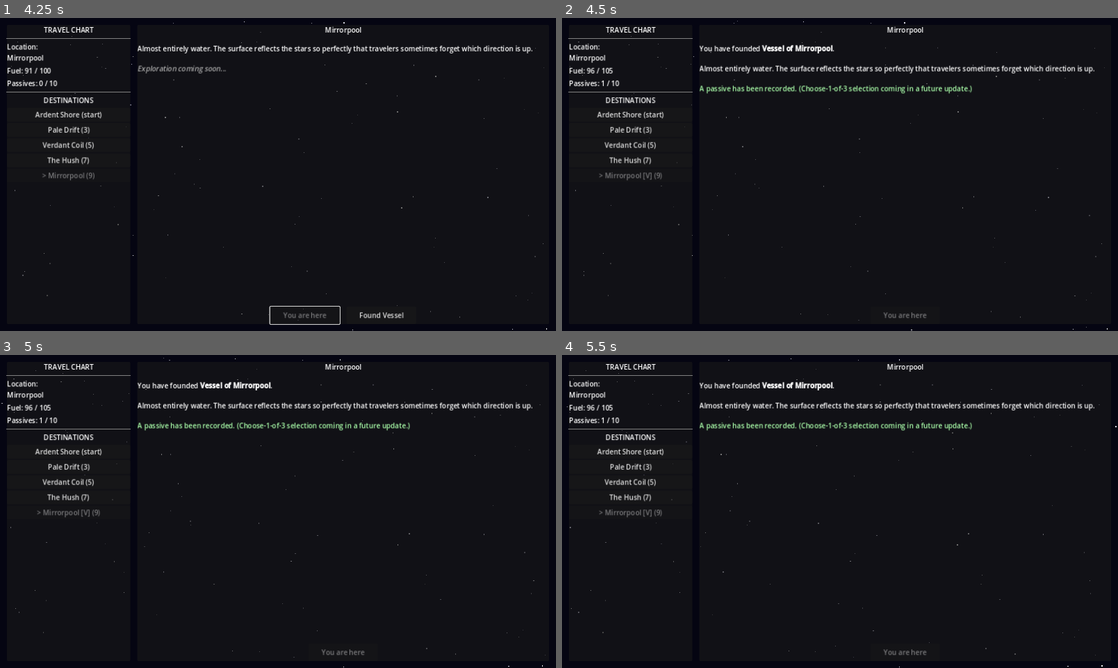
Above: before the commit, frames 1-4 (two rows, left to right).
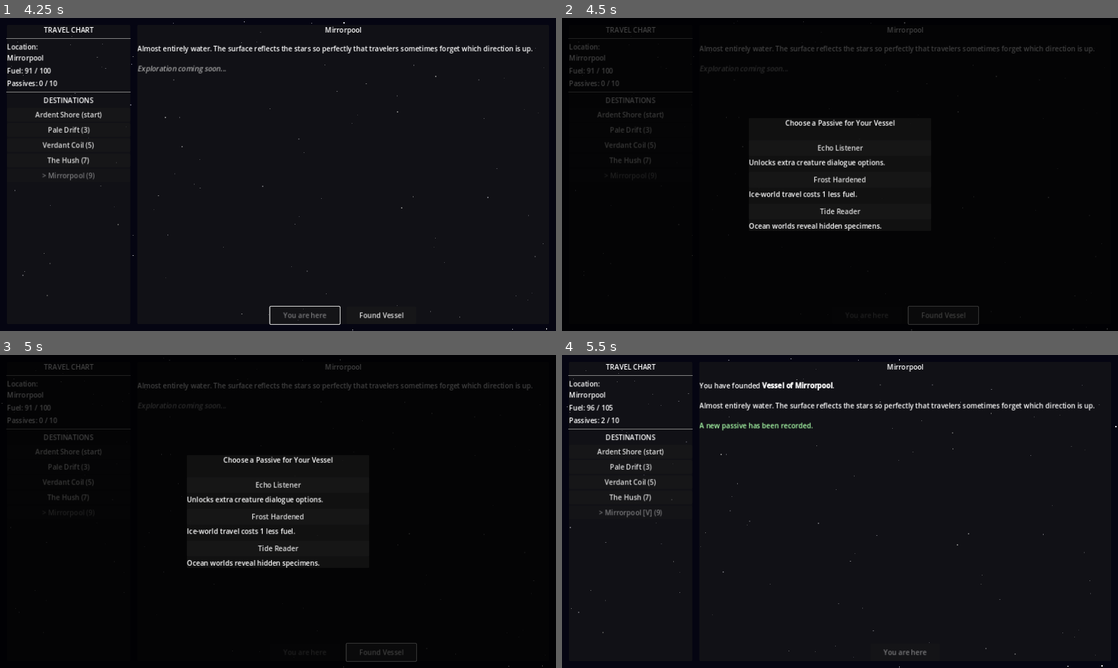
Above: after the commit, the same moments.

Repository: ColdTie/Metanoia-Vessel-2D
Game: Godot game, scene res://scenes/travel/travel_screen.tscn
Same seed, same stepped clock (60 frames per second), same inputs: the game is played once before the commit and once after it.
Inputs (mouse positions are in pixels of both pictures, inside the frame that each line leads up to):
- Up to frame 1 (4.25 s): click "Pale Drift (3)" at 0.5 s; click "Verdant Coil (5)" at 1.25 s; click "The Hush (7)" at 2 s; click "Mirrorpool (9)" at 2.75 s; click "Depart (9 fuel)" at 3.5 s
- Up to frame 2 (4.5 s): click "Found Vessel" at 4.25 s
- Up to frame 3 (5 s): no input
- Up to frame 4 (5.5 s): click (840, 486) at 5 s, where only the run after the commit has a clickable "Echo Listener"

Frame 1 is identical in both runs. In frame 2, 5.3% of the frame differs, in the area x 1-99%, y 0-100%; in frame 3, 5.3%; in frame 4, 0.6%.

Commit message:
feat: choose-1-of-3 passive reward UI on settling
Adds GameState.PASSIVE_POOL (5 candidate passives) and
draw_passive_choices() to draw random unowned candidates. Settling a
world now shows an in-scene overlay (no subwindow, stays HTML5-safe)
letting the player pick one of three; the first-ever settlement still
auto-grants the fixed Founding Bonus on top of this. Also fixes a bug
where Founding Bonus was being re-granted on every settle instead of
just the first.

Updates design/systems.md, CLAUDE.md quick ref, and content-log.md.

Co-Authored-By: Claude Sonnet 5 <noreply@anthropic.com>
Claude-Session: https://claude.ai/code/session_01EZdMzTYoCYHdukL9XY6ZKr

Diff:
--- a/scripts/autoloads/game_state.gd
+++ b/scripts/autoloads/game_state.gd
@@ -3,6 +3,16 @@
 # Singleton: all mutable game state. Access via GameState.x anywhere.
 
 const MAX_PASSIVES := 10  # Reaching this triggers void unlock check
+
+# Candidate pool for the choose-1-of-3 settling reward (founding_bonus is
+# granted separately, automatically, on the player's first settlement only).
+const PASSIVE_POOL: Array = [
+	{"id": "root_knowledge", "name": "Root Knowledge", "desc": "Jungle worlds yield extra specimens."},
+	{"id": "echo_listener", "name": "Echo Listener", "desc": "Unlocks extra creature dialogue options."},
+	{"id": "frost_hardened", "name": "Frost Hardened", "desc": "Ice-world travel costs 1 less fuel."},
+	{"id": "tide_reader", "name": "Tide Reader", "desc": "Ocean worlds reveal hidden specimens."},
+	{"id": "dust_walker", "name": "Dust Walker", "desc": "Desert worlds never trigger forced combat."},
+]
 
 var current_world: String = "Ardent Shore"
 var passives: Array = []          # Array of {id, name, desc, source}
@@ -111,6 +121,25 @@
 	return true
 
 
+func has_any_settled_world() -> bool:
+	for world in world_catalog:
+		if world.get("settled", false):
+			return true
+	return false
+
+
+func draw_passive_choices(count: int = 3) -> Array:
+	var owned_ids: Dictionary = {}
+	for p in passives:
+		owned_ids[p.get("id", "")] = true
+	var candidates: Array = []
+	for entry in PASSIVE_POOL:
+		if not owned_ids.has(entry["id"]):
+			candidates.append(entry)
+	candidates.shuffle()
+	return candidates.slice(0, min(count, candidates.size()))
+
+
 func add_passive(passive: Dictionary) -> void:
 	passives.append(passive)
 	passive_gained.emit(passive)
--- a/scripts/travel/travel_screen.gd
+++ b/scripts/travel/travel_screen.gd
@@ -22,6 +22,10 @@
 var _settle_button: Button
 
 var _selected_world_id: String = ""
+
+# Choose-1-of-3 passive reward overlay
+var _passive_overlay: ColorRect
+var _passive_choice_box: VBoxContainer
 
 
 func _ready() -> void:
@@ -99,6 +103,7 @@
 
 	_build_left_panel(root)
 	_build_right_panel(root)
+	_build_passive_choice_overlay(root)
 
 
 func _build_left_panel(parent: Control) -> void:
@@ -199,6 +204,39 @@
 	_settle_button.custom_minimum_size = Vector2(160.0, 40.0)
 	_settle_button.pressed.connect(_on_settle_pressed)
 	btn_row.add_child(_settle_button)
+
+
+func _build_passive_choice_overlay(parent: Control) -> void:
+	# Plain Control overlay (no subwindow) so it stays HTML5-safe.
+	_passive_overlay = ColorRect.new()
+	_passive_overlay.name = "PassiveChoiceOverlay"
+	_passive_overlay.color = Color(0.0, 0.0, 0.0, 0.75)
+	_passive_overlay.set_anchors_and_offsets_preset(Control.PRESET_FULL_RECT)
+	_passive_overlay.mouse_filter = Control.MOUSE_FILTER_STOP
+	_passive_overlay.visible = false
+	parent.add_child(_passive_overlay)
+
+	var center := CenterContainer.new()
+	center.set_anchors_and_offsets_preset(Control.PRESET_FULL_RECT)
+	_passive_overlay.add_child(center)
+
+	var panel := PanelContainer.new()
+	panel.custom_minimum_size = Vector2(420.0, 0.0)
+	center.add_child(panel)
+
+	var vbox := VBoxContainer.new()
+	vbox.add_theme_constant_override("separation", 12)
+	panel.add_child(vbox)
+
+	var title := Label.new()
+	title.text = "Choose a Passive for Your Vessel"
+	title.horizontal_alignment = HORIZONTAL_ALIGNMENT_CENTER
+	vbox.add_child(title)
+	vbox.add_child(HSeparator.new())
+
+	_passive_choice_box = VBoxContainer.new()
+	_passive_choice_box.add_theme_constant_override("separation", 10)
+	vbox.add_child(_passive_choice_box)
 
 
 func _make_label(text: String) -> Label:
@@ -287,19 +325,67 @@
 	if world.get("settled", false):
 		return
 
+	var is_first_settlement: bool = not GameState.has_any_settled_world()
+
 	world["settled"] = true
 	world["vessel_name"] = "Vessel of " + world["name"]
 
-	# Grant the founding passive (choose-1-of-3 UI is TODO)
+	if is_first_settlement:
+		GameState.add_passive({
+			"id": "founding_bonus",
+			"name": "Founding Bonus",
+			"desc": "The act of founding grants clarity. +5 max fuel.",
+			"source": world["name"],
+		})
+		GameState.max_fuel += 5
+		GameState.refuel(5)
+
+	_offer_passive_choice(world)
+
+
+func _offer_passive_choice(world: Dictionary) -> void:
+	var choices: Array = GameState.draw_passive_choices(3)
+	if choices.is_empty():
+		_finish_settle(world)
+		return
+
+	for child in _passive_choice_box.get_children():
+		child.queue_free()
+
+	for choice in choices:
+		var row := VBoxContainer.new()
+
+		var btn := Button.new()
+		btn.text = choice["name"]
+		btn.custom_minimum_size = Vector2(380.0, 36.0)
+		row.add_child(btn)
+
+		var desc := Label.new()
+		desc.text = choice["desc"]
+		desc.autowrap_mode = TextServer.AUTOWRAP_WORD_SMART
+		desc.custom_minimum_size = Vector2(380.0, 0.0)
+		row.add_child(desc)
+
+		_passive_choice_box.add_child(row)
+
+		var picked: Dictionary = choice
+		btn.pressed.connect(func(): _on_passive_chosen(picked, world))
+
+	_passive_overlay.visible = true
+
+
+func _on_passive_chosen(passive: Dictionary, world: Dictionary) -> void:
 	GameState.add_passive({
-		"id": "founding_bonus",
-		"name": "Founding Bonus",
-		"desc": "The act of founding grants clarity. +5 max fuel.",
+		"id": passive["id"],
+		"name": passive["name"],
+		"desc": passive["desc"],
 		"source": world["name"],
 	})
-	GameState.max_fuel += 5
-	GameState.refuel(5)
-
+	_passive_overlay.visible = false
+	_finish_settle(world)
+
+
+func _finish_settle(world: Dictionary) -> void:
 	_settle_button.visible = false
 	_populate_destinations()
 	_refresh_status()
@@ -307,8 +393,7 @@
 	_world_desc_label.text = \
 		"You have founded [b]" + world["vessel_name"] + "[/b].\n\n" \
 		+ world.get("description", "") \
-		+ "\n\n[color=#aaffaa]A passive has been recorded. " \
-		+ "(Choose-1-of-3 selection coming in a future update.)[/color]"
+		+ "\n\n[color=#aaffaa]A new passive has been recorded.[/color]"
 
 	SaveLoad.save_game()
 
Not shown, changed: CLAUDE.md
Not shown, changed: design/content-log.md
Not shown, changed: design/systems.md
